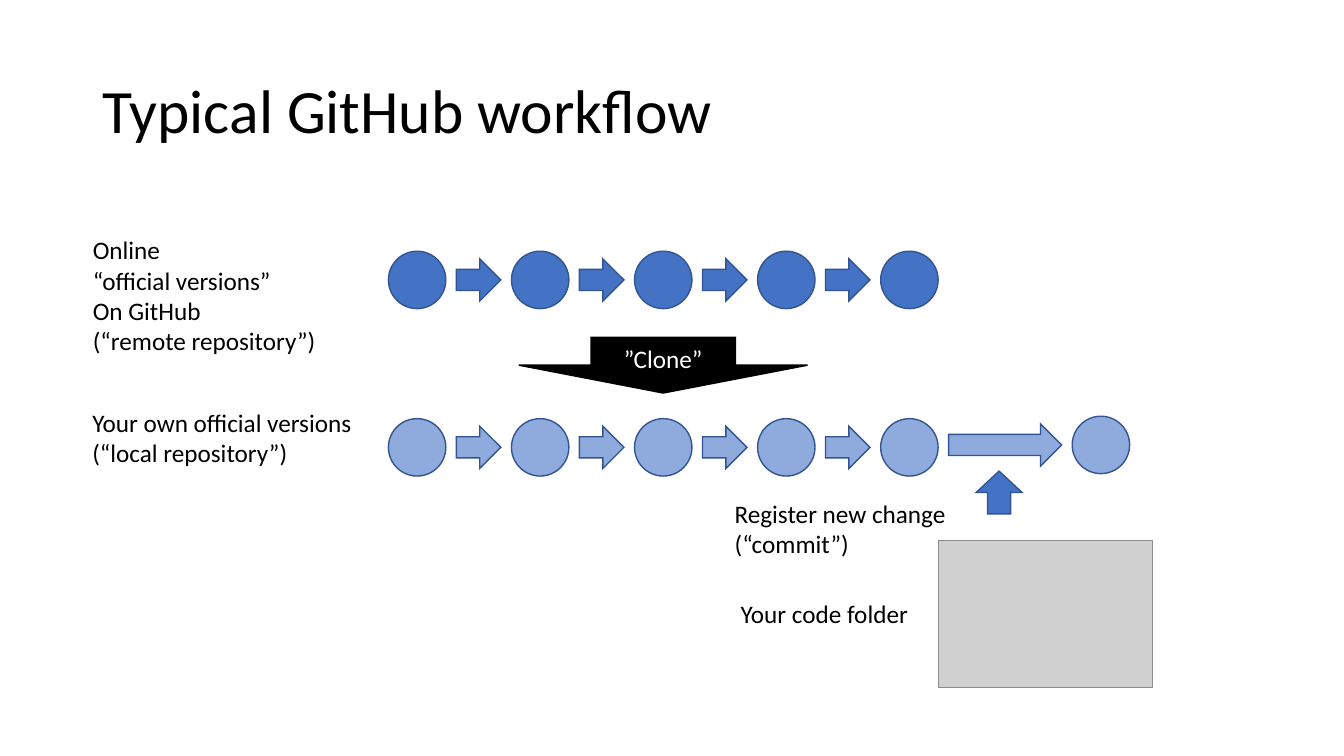
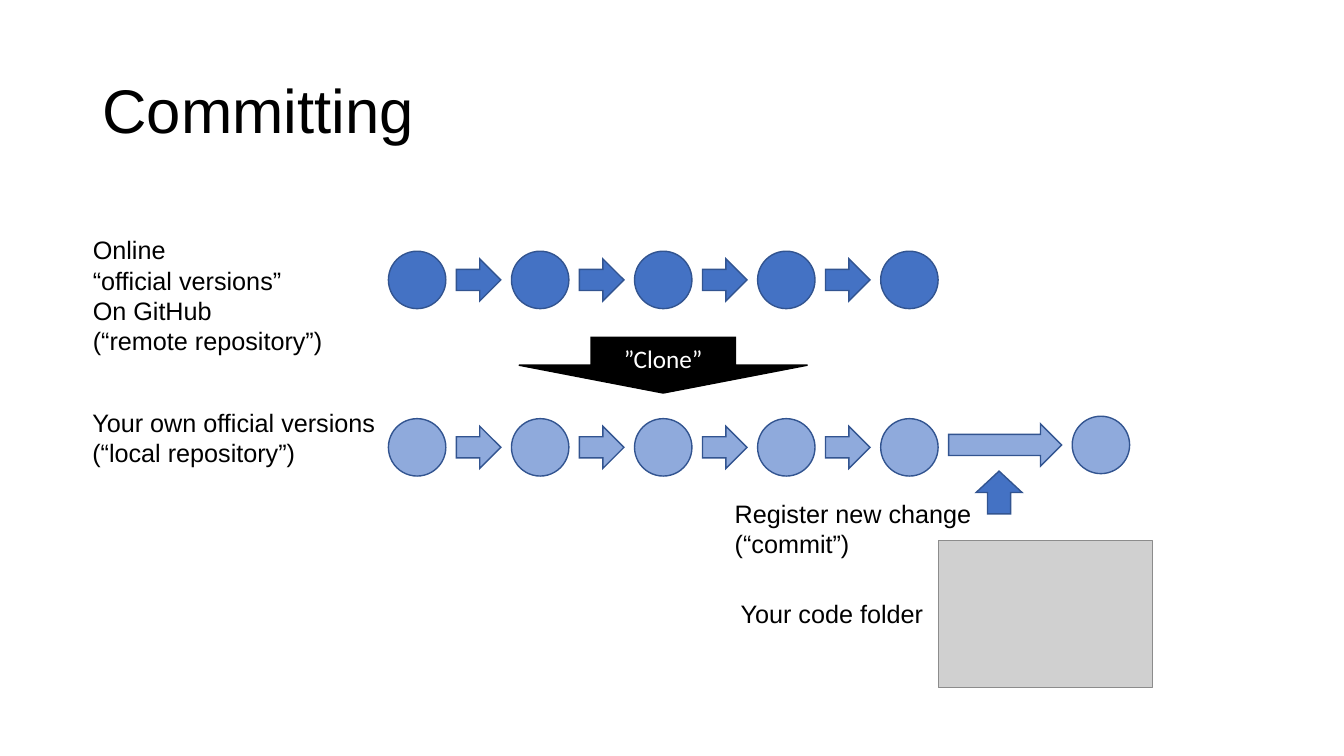
Before and after one commit to vibhaannaswamy/INP_Git_Intro_forked, a slide deck: slide 17 of slides/GitHubIntro_2021.pptx (slide 18 before the commit). Drawn at 1344x756 pixels with LibreOffice and Linux fonts; fonts in the diff are those of the drawing; grey boxes stand for pictures. Boxes give left, top, right and bottom in pixels: in the first picture for what was removed or moved away, otherwise in the second. Text is boxed around its words. In the diff, an @@ line names an element or a change of style, - is before the commit and + after.

```diff
--- a/slides/GitHubIntro_2021.pptx
+++ b/slides/GitHubIntro_2021.pptx
@@ title at (102,88,413,145): text changed; font Calibri to Arial @@
-Typical GitHub workflow
+Committing
@@ font Calibri to Arial in 4 elements at (93,240,322,356), (741,604,923,624), (92,413,375,468), (735,504,972,559) @@
```
Also in this commit, not shown: 20 other slides changed, 1 slide removed, 4 other files.
